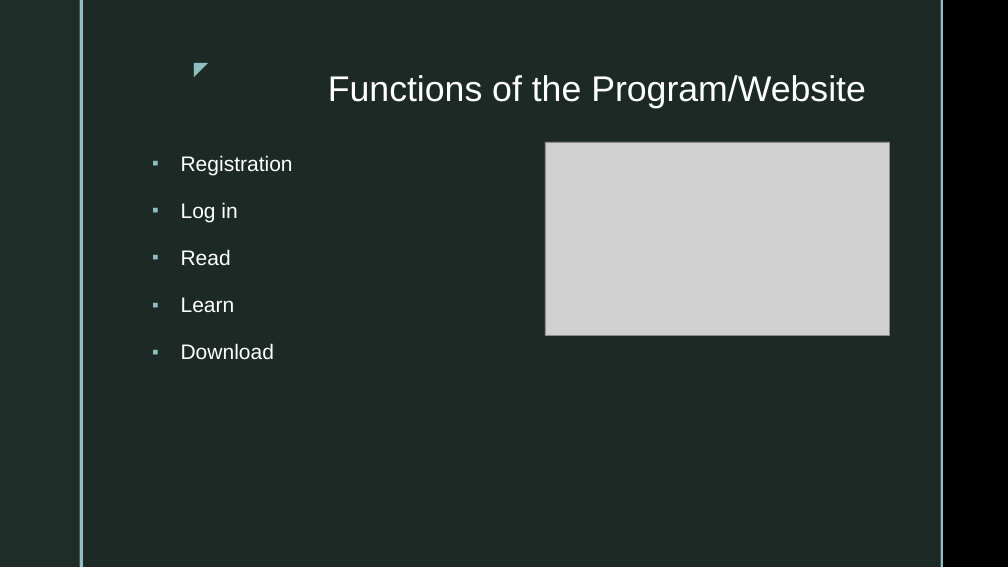
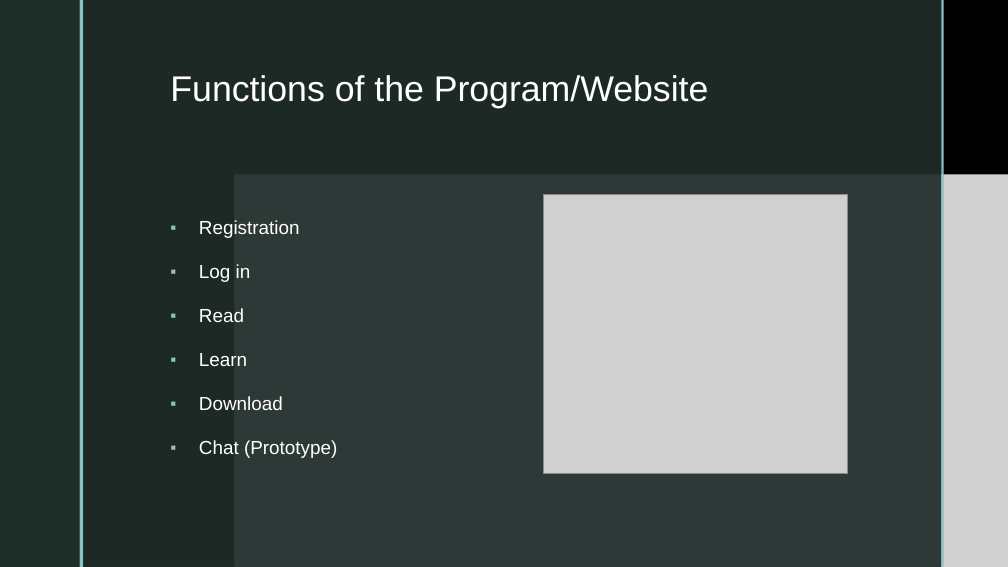
Before and after one commit to SabPat702/sabjanpatrik, a slide deck: slide 3 of mestermunka/vegleges/Dokumentacio/mestermunka_ppt.pptx. Drawn at 1008x567 pixels with LibreOffice and Linux fonts; fonts in the diff are those of the drawing; grey boxes stand for pictures; background and template pictures are left out. Boxes give left, top, right and bottom in pixels: in the first picture for what was removed or moved away, otherwise in the second. Text is boxed around its words. In the diff, an @@ line names an element or a change of style, - is before the commit and + after.

```diff
--- a/mestermunka/vegleges/Dokumentacio/mestermunka_ppt.pptx
+++ b/mestermunka/vegleges/Dokumentacio/mestermunka_ppt.pptx
@@ rectangle added at [0,0,1008,567], fill #000000 @@
@@ rectangle added at [83,0,941,567], fill #1F2D29 at 92% opacity @@
@@ rectangle added at [941,0,944,567], fill #8EC0C1 @@
@@ text removed at [181,53,216,83] @@
-◤
@@ title "Functions of the Program/Website": place and size @@
-title "Functions of the Program/Website" at [328,75,866,108]
+title "Functions of the Program/Website" at [170,75,709,108]
@@ title "Functions of the Program/Website" at [170,75,709,108]: alignment right to left @@
@@ picture removed at [545,142,890,336] @@
@@ text "Registration": place and size @@
-text "Registration" at [181,155,293,360]
+text "Registration" at [199,220,337,458]
@@ text "Registration" at [199,220,337,458]: vertical alignment top to middle @@
@@ picture added at [234,174,1008,567] @@
@@ picture added at [544,194,848,473] @@
@@ text at [199,220,300,410]: size 20 to 18 pt in "Registration", "Log in", "Read", "Learn" and 1 more places @@
@@ text at [199,440,337,458]: paragraph added @@
+▪ Chat (Prototype)
```
Also in this commit, not shown: 3 other slides changed.
